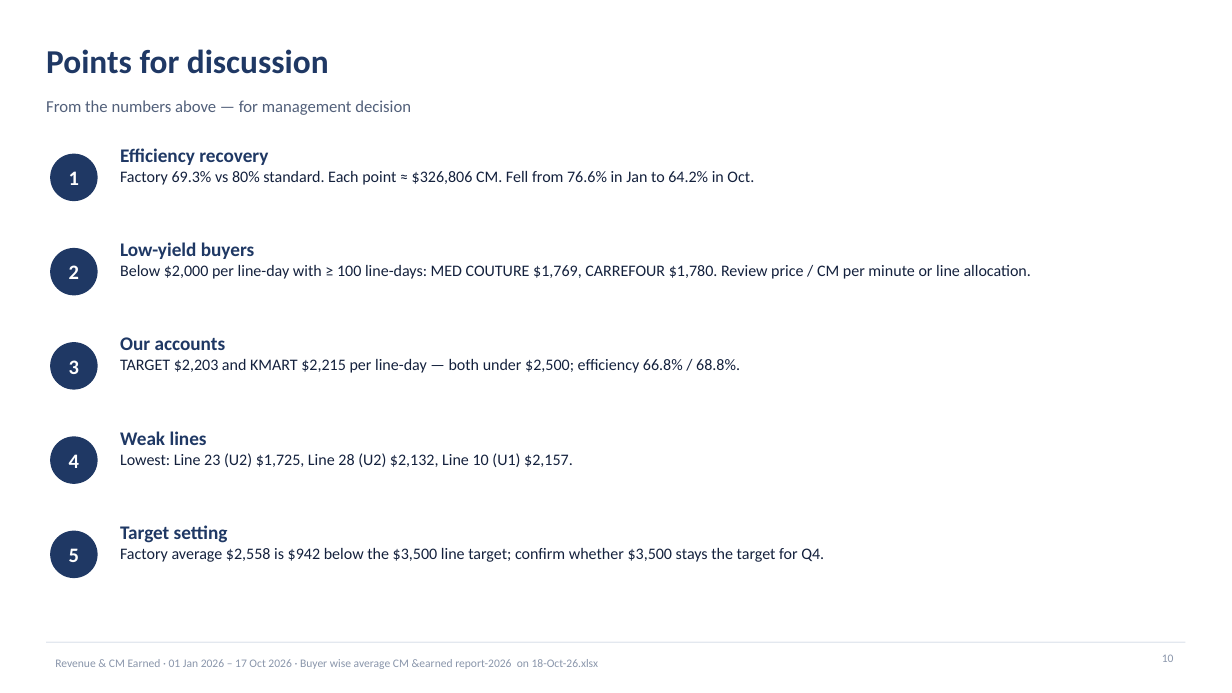
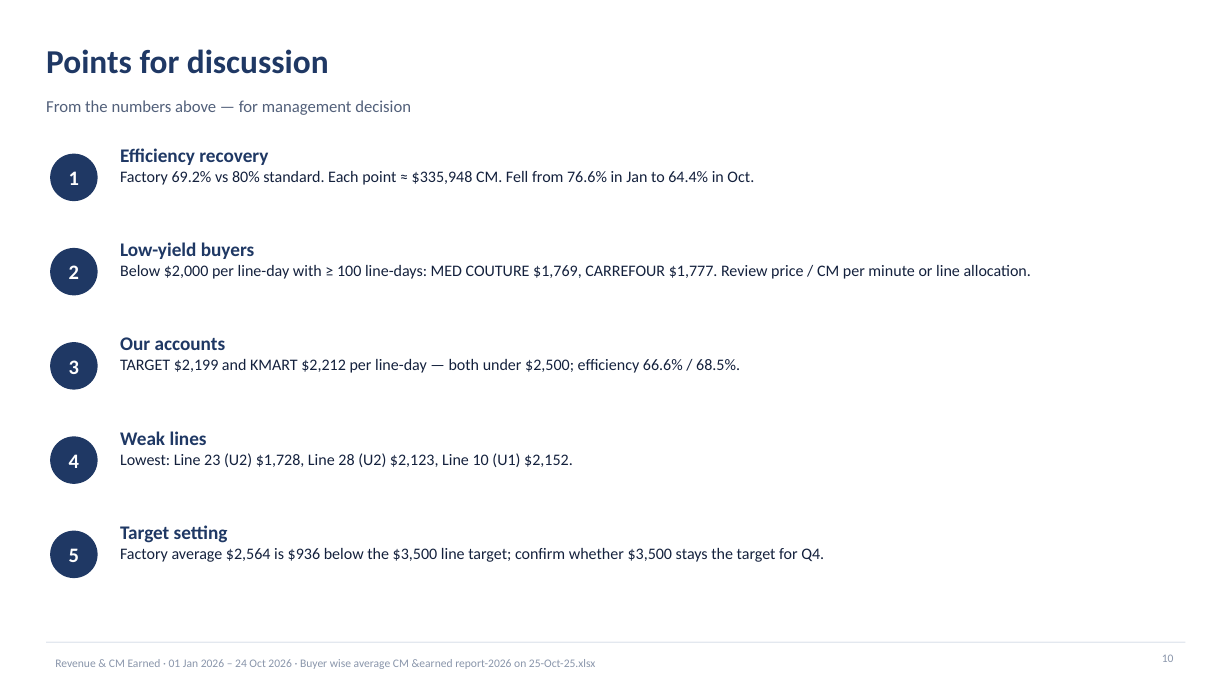
Before and after one commit to muhashin789/sterling-mgmt-reports, a slide deck: slide 10 of reports/revenue/Revenue_CM_Management_Review.pptx. Drawn at 1232x693 pixels with LibreOffice and Linux fonts; fonts in the diff are those of the drawing. Boxes give left, top, right and bottom in pixels: in the first picture for what was removed or moved away, otherwise in the second. Text is boxed around its words. In the diff, an @@ line names an element or a change of style, - is before the commit and + after.

```diff
--- a/reports/revenue/Revenue_CM_Management_Review.pptx
+++ b/reports/revenue/Revenue_CM_Management_Review.pptx
@@ text at (120,171,754,185): text changed @@
-Factory 69.3% vs 80% standard. Each point ≈ $326,806 CM. Fell from 76.6% in Jan to 64.2% in Oct.
+Factory 69.2% vs 80% standard. Each point ≈ $335,948 CM. Fell from 76.6% in Jan to 64.4% in Oct.
@@ text at (120,265,1031,279): text changed @@
-Below $2,000 per line-day with ≥ 100 line-days: MED COUTURE $1,769, CARREFOUR $1,780. Review price / CM per minute or line allocation.
+Below $2,000 per line-day with ≥ 100 line-days: MED COUTURE $1,769, CARREFOUR $1,777. Review price / CM per minute or line allocation.
@@ text at (120,359,740,373): text changed @@
-TARGET $2,203 and KMART $2,215 per line-day — both under $2,500; efficiency 66.8% / 68.8%.
+TARGET $2,199 and KMART $2,212 per line-day — both under $2,500; efficiency 66.6% / 68.5%.
@@ text at (120,453,573,467): text changed @@
-Lowest: Line 23 (U2) $1,725, Line 28 (U2) $2,132, Line 10 (U1) $2,157.
+Lowest: Line 23 (U2) $1,728, Line 28 (U2) $2,123, Line 10 (U1) $2,152.
@@ text at (120,548,824,562): text changed @@
-Factory average $2,558 is $942 below the $3,500 line target; confirm whether $3,500 stays the target for Q4.
+Factory average $2,564 is $936 below the $3,500 line target; confirm whether $3,500 stays the target for Q4.
@@ text at (55,659,596,669): text changed @@
-Revenue & CM Earned · 01 Jan 2026 – 17 Oct 2026 · Buyer wise average CM &earned report-2026 on 18-Oct-26.xlsx
+Revenue & CM Earned · 01 Jan 2026 – 24 Oct 2026 · Buyer wise average CM &earned report-2026 on 25-Oct-25.xlsx
```
Also in this commit, not shown: 9 other slides changed, 18 other files.
